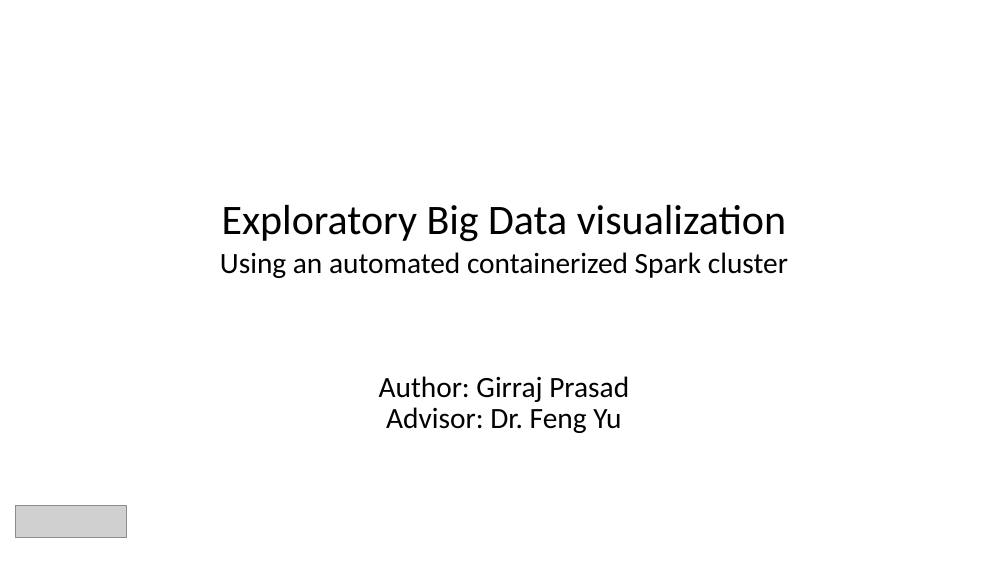
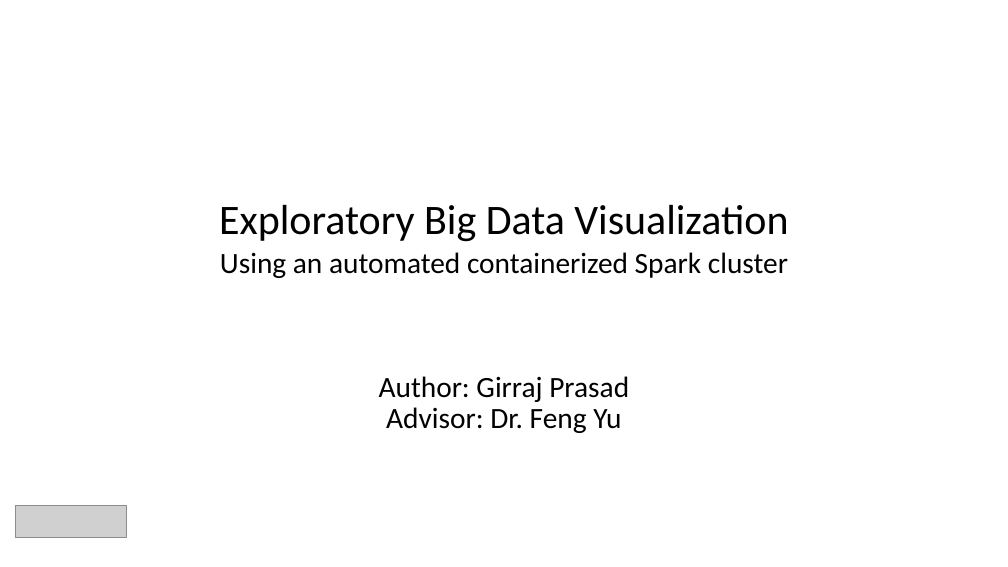
Before and after one commit to gprasad09/Apache-Spark-Cluster-Project, a slide deck: slide 1 of ProjectReportPresentation.pptx. Drawn at 1008x567 pixels with LibreOffice and Linux fonts; fonts in the diff are those of the drawing; grey boxes stand for pictures. Boxes give left, top, right and bottom in pixels: in the first picture for what was removed or moved away, otherwise in the second. Text is boxed around its words. In the diff, an @@ line names an element or a change of style, - is before the commit and + after.

```diff
--- a/ProjectReportPresentation.pptx
+++ b/ProjectReportPresentation.pptx
@@ title at (219,205,788,242): text changed @@
-Exploratory Big Data visualization
+Exploratory Big Data Visualization
```
Also in this commit, not shown: 4 other slides changed.
